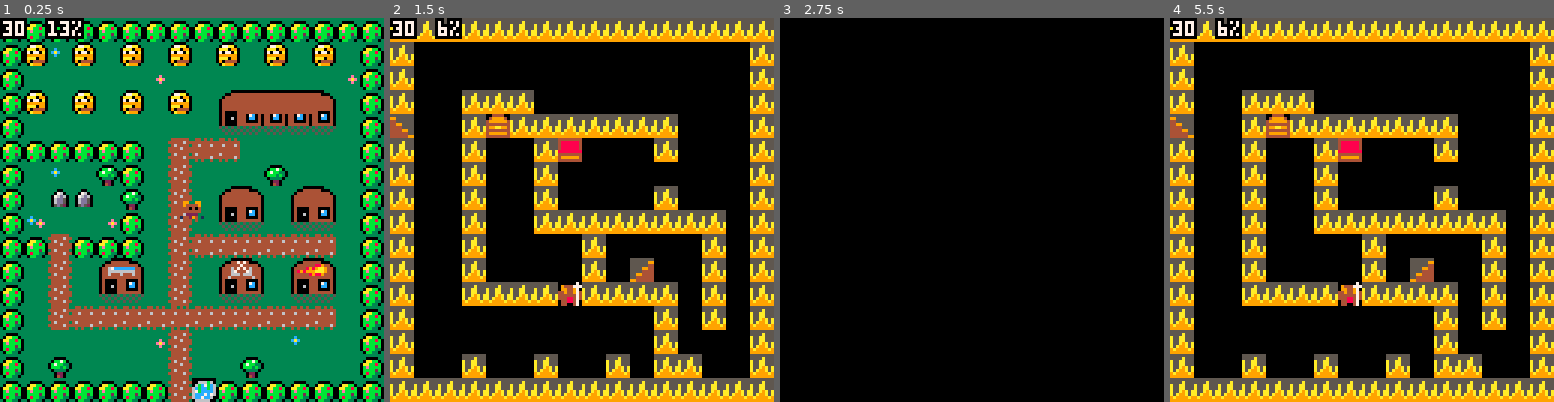
Above: before the commit, frames 1-4 (left to right).
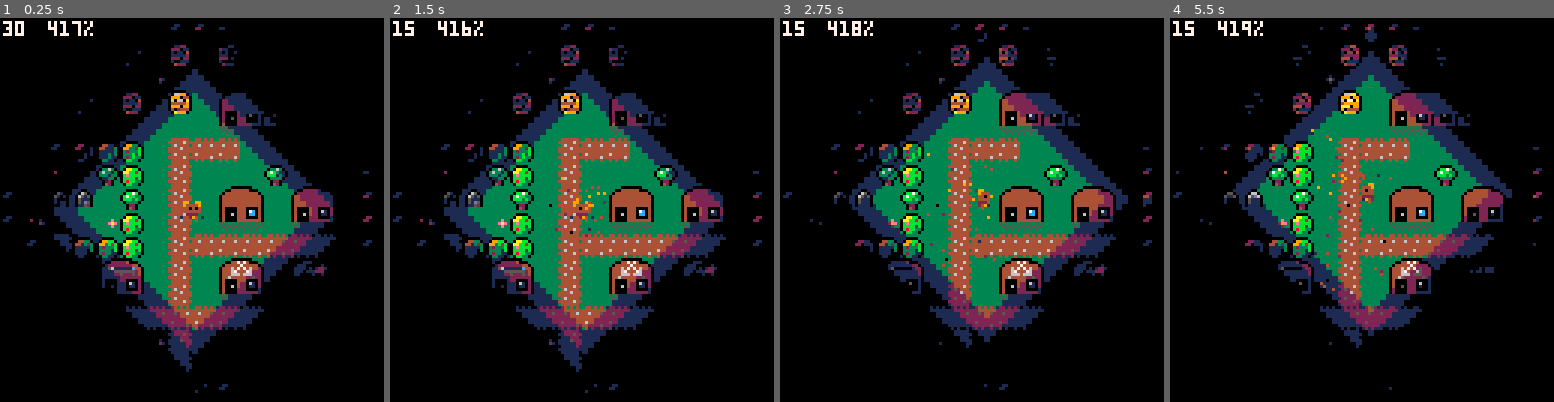
Above: after the commit, the same moments.

Repository: scizzorz/bare-quest-pico8
Game: PICO-8 cartridge barequest.p8
The game is run twice, just before and just after one commit, with the same random seed, the same clock (stepped at 60 frames per second) and the same inputs.
Inputs:
- Up to frame 1 (0.25 s): no input
- Up to frame 2 (1.5 s): tap X (X key) at 0.33, 1.07 s; tap O (Z key) at 0.7 s
- Up to frame 3 (2.75 s): hold Right 1.6-2.1 s; tap O (Z key) at 1.7, 2.1, 2.5 s; tap X (X key) at 1.85 s; hold Up 2.15-2.42 s; hold Right from 2.47 s (still down)
- Up to frame 4 (5.5 s): tap O (Z key) every 0.4 s from 2.9 to 5.3 s; tap X (X key) at 2.97, 4.08, 5.2 s; release Right at 3.03 s; hold Left 3.08-3.58 s; hold Down 3.63-3.97 s; hold Right 4.02-4.68 s; hold Up 4.73-5.03 s; hold Left from 5.08 s (still down)

The runs differ from the first frame. In frame 1, 70% of the frame differs, in the area x 0-100%, y 0-100%; in frame 2, 61%; in frame 3, 29%; in frame 4, 61%.

Commit message:
Add horribly inefficient lighting

Diff:
--- a/barequest.p8
+++ b/barequest.p8
@@ -55,6 +55,12 @@
 flag_collision = 0
 flag_portal = 1
 
+-- memory locs
+
+screen = 0x6000
+shading_table = 0x4300
+
+
 
 
 -->8
@@ -317,6 +323,7 @@
 hero.y = 188
 hero:set_anim("walk_down")
 hero.dir = "down"
+light = 32
 
 
 camera_x, camera_y = 0, 0
@@ -387,15 +394,43 @@
       camera_x, camera_y = max(l, min(hero.x - 60, r - 128)), max(t, min(hero.y - 60, b - 128))
       camera(camera_x, camera_y)
       map(0, 0, 0, 0, 128, 64)
-      tprint(stat(7), camera_x + 1, camera_y + 1, c_white, c_black)
-
-      tprint(flr(stat(1) * 100) .. '%', camera_x + 16, camera_y + 1, c_white, c_black)
 
       hero:draw()
+
+      local hx = flr8(hero.x)
+      local hy = flr8(hero.y)
+      local shades = {[0]=0, 1, 2, 3, 4, 5, 6, 7, 8, 9, 10, 11, 12, 13, 14, 15}
+      for x=1, 0 do
+
+        clip(hero.x + 8 - 8 * x, hero.y + 8 - 8 * x, hero.x + 8 * x, hero.y + 8 * x)
+        for j=0, 15 do
+          shades[j] = drk[shades[j]]
+          pal(j, shades[j], 1)
+        end
+
+      end
+
+      for x=0, 63 do
+        for y=0, 127 do
+          local addr = 0x6000 + x + y * 64
+          local dst_x = abs(x * 2 - hero.x - 4 + camera_x)
+          local dst_y = abs(y - hero.y - 4 + camera_y)
+          local dst = dst_x + dst_y
+          local shades = flr8(max(0, dst - light))
+          for i=1, shades do
+            poke(addr, peek(bor(shading_table, peek(addr))))
+          end
+        end
+      end
+
 
       for splosion in all(splosions) do
         splosion:draw()
       end
+
+      tprint(stat(7), camera_x + 1, camera_y + 1, c_white, c_black)
+
+      tprint(flr(stat(1) * 100) .. '%', camera_x + 16, camera_y + 1, c_white, c_black)
     end,
   }
 end
@@ -495,6 +530,14 @@
 game = _machine()
 game.push(world())
 
+function _init()
+  -- initialize shade colors
+  for x=0, 255 do
+    local left_color = band(x, 0xF)
+    local right_color = band(lshr(x, 4), 0xF)
+    poke(bor(shading_table, x), shl(drk[right_color], 4) + drk[left_color])
+  end
+end
 function _draw() game.draw() end
 function _update() game.update() end
 
